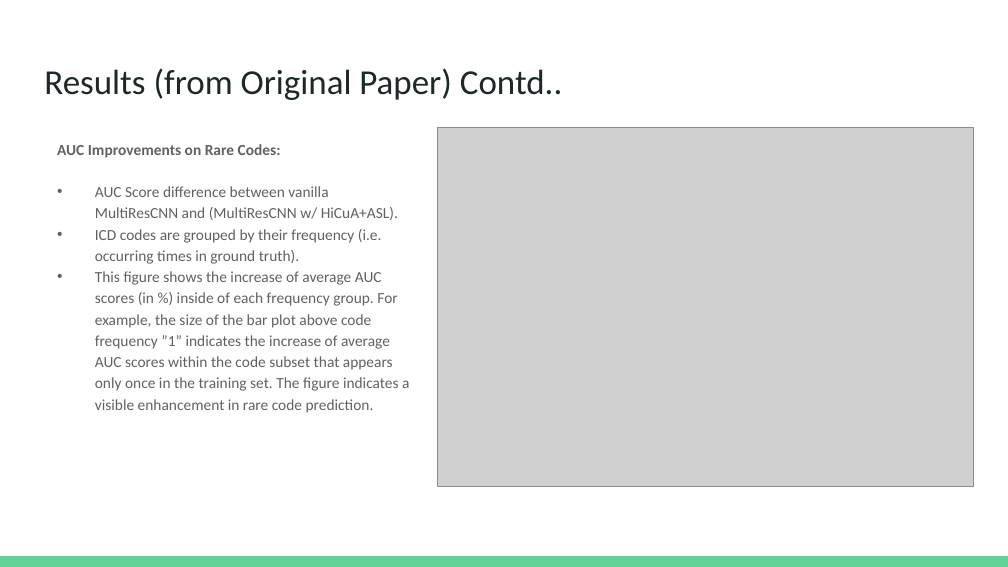
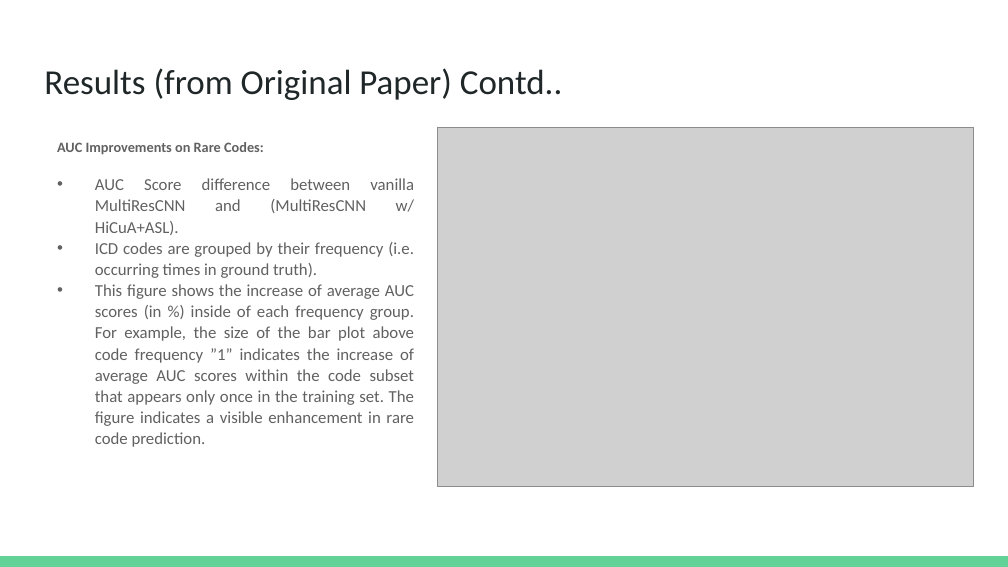
Before and after one commit to dbiswas0605/MCS-DS-CS598-DLH-HiCu, a slide deck: slide 7 of Presentation/CS598 DL4H Project Presentation.pptx (slide 8 before the commit). Drawn at 1008x567 pixels with LibreOffice and Linux fonts; fonts in the diff are those of the drawing; grey boxes stand for pictures. Boxes give left, top, right and bottom in pixels: in the first picture for what was removed or moved away, otherwise in the second. Text is boxed around its words. In the diff, an @@ line names an element or a change of style, - is before the commit and + after.

```diff
--- a/Presentation/CS598 DL4H Project Presentation.pptx
+++ b/Presentation/CS598 DL4H Project Presentation.pptx
@@ text "AUC Improvements on Rare Codes:" at (x1=57, y1=142, x2=415, y2=447): size 11 to 10.2 pt in "AUC Improvements on Rare Codes:"; size 11 to 12 pt; line spacing 1.15 to 1.05; alignment left to justified @@
```
Also in this commit, not shown: 11 other slides changed.
